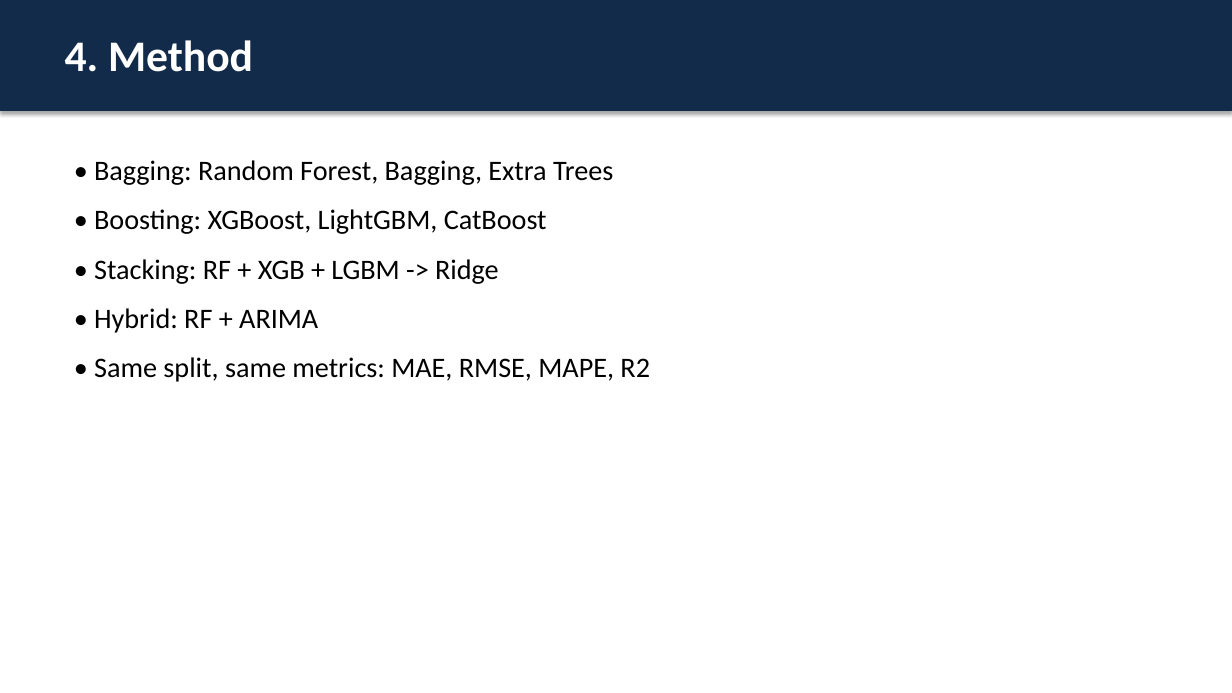
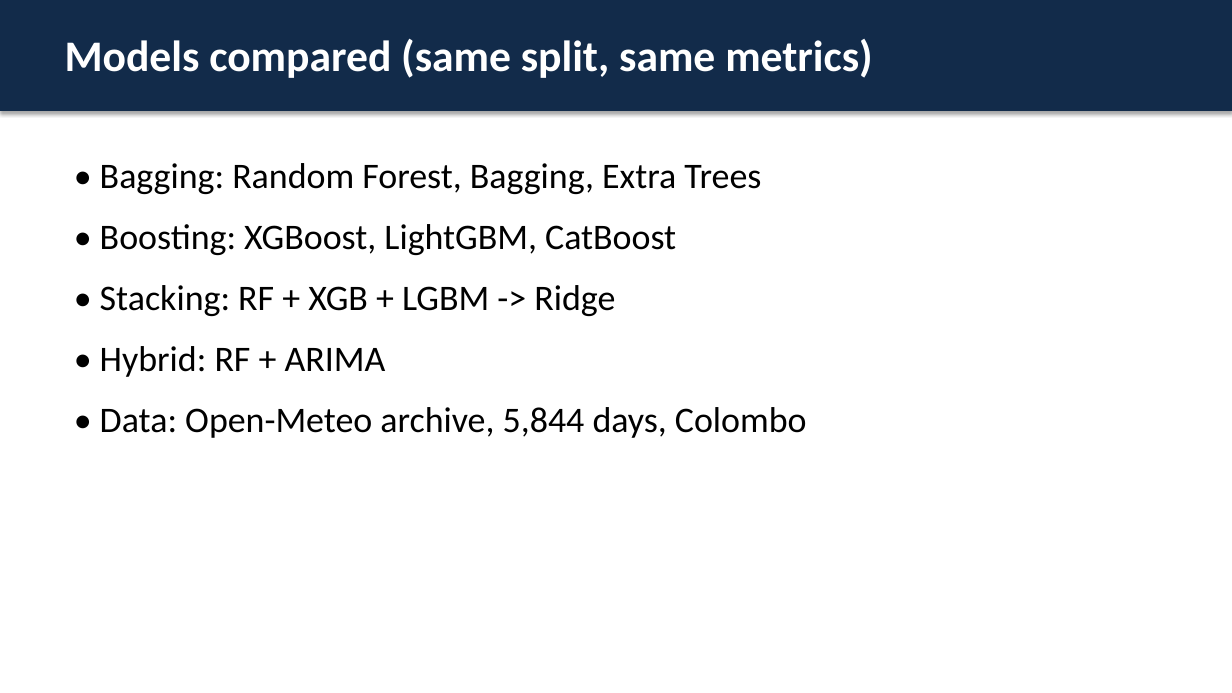
Before and after one commit to Dimashi2002/ensemble-learning-dashboard-lk, a slide deck: slide 3 of slides/Presentation.pptx (slide 5 before the commit). Drawn at 1232x693 pixels with LibreOffice and Linux fonts; fonts in the diff are those of the drawing. Boxes give left, top, right and bottom in pixels: in the first picture for what was removed or moved away, otherwise in the second. Text is boxed around its words. In the diff, an @@ line names an element or a change of style, - is before the commit and + after.

```diff
--- a/slides/Presentation.pptx
+++ b/slides/Presentation.pptx
@@ text at [65,39,873,78]: text changed @@
-4. Method
+Models compared (same split, same metrics)
@@ text at [100,163,761,377]: size 22 to 28 pt in "• Bagging: Random Forest, Bagging, Extra Trees", "• Boosting: XGBoost, LightGBM, CatBoost", "• Stacking: RF + XGB + LGBM ...", "• Hybrid: RF + ARIMA"; more space between paragraphs @@
@@ text at [100,407,807,438]: text changed; size 22 to 28 pt @@
-• Same split, same metrics: MAE, RMSE, MAPE, R2
+• Data: Open-Meteo archive, 5,844 days, Colombo
```
Also in this commit, not shown: 4 other slides changed, 3 slides removed, 2 other files.
